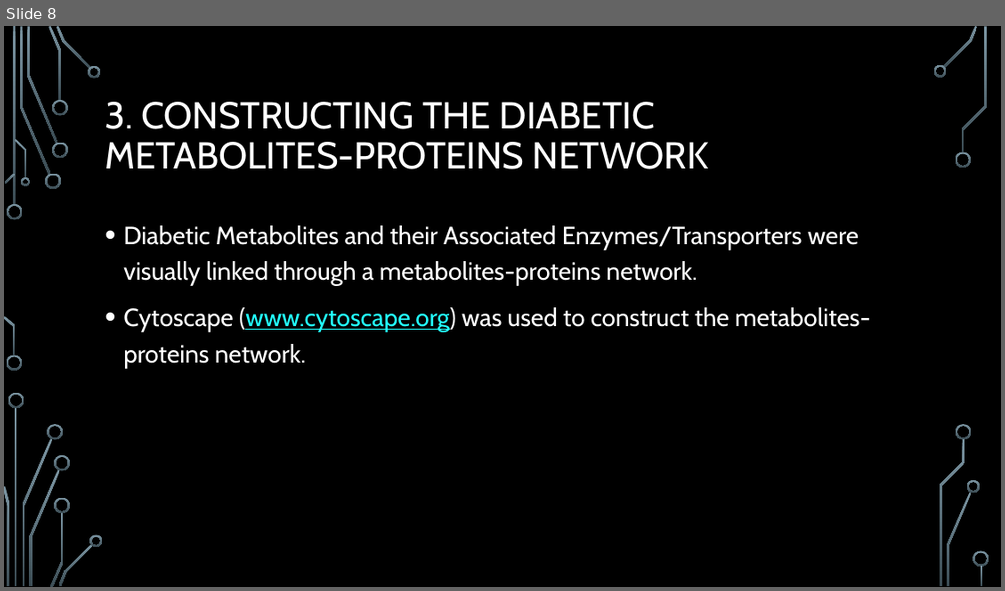
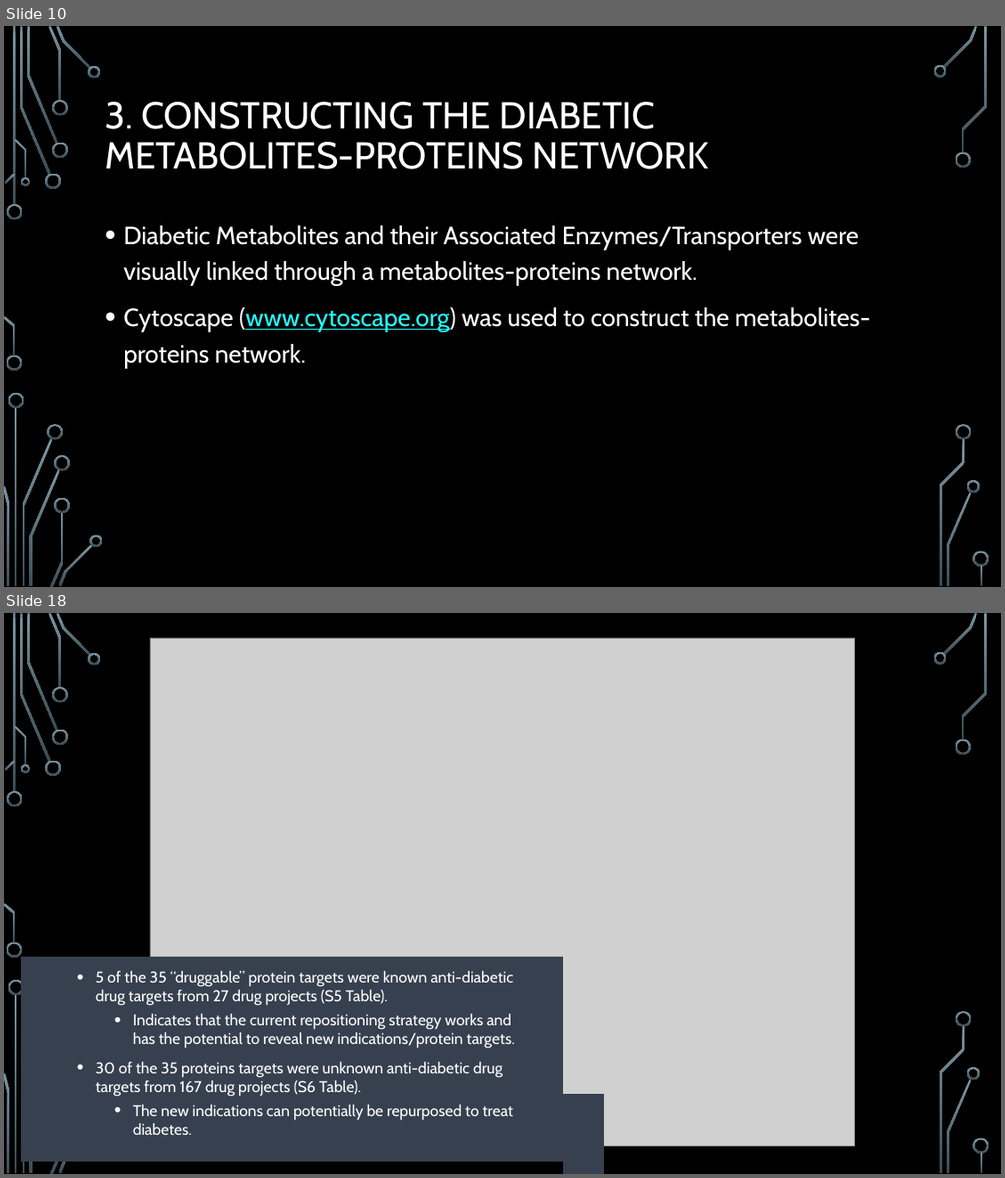
Before and after one commit to dtlehrer/repurp, a slide deck: KeyResources/Zhang_OmicsDataMining/Diabetes_2015/MethodsOverview_ZhangDiabetes.pptx. Shown one above the other, each under a label of ours: slide 8 before the commit, slides 10 and 18 after it; the slides between them are not shown. The pictures are 1005x591 and 1005x1178 pixels, drawn with LibreOffice and Linux fonts; fonts in the diff are those of the drawing; grey boxes stand for pictures; background and template pictures are left out. Boxes give left, top, right and bottom in pixels: in the first picture for what was removed or moved away, otherwise in the second. Text is boxed around its words. In the diff, an @@ line names an element or a change of style, - is before the commit and + after.

```diff
--- a/KeyResources/Zhang_OmicsDataMining/Diabetes_2015/MethodsOverview_ZhangDiabetes.pptx
+++ b/KeyResources/Zhang_OmicsDataMining/Diabetes_2015/MethodsOverview_ZhangDiabetes.pptx
@@ slide 18 added at (x1=4, y1=613, x2=1001, y2=1174), background picture (left out); not listed: 32 template elements that a slide beside it also shows @@
@@ picture added at (x1=150, y1=638, x2=855, y2=1145) @@
@@ rectangle added at (x1=21, y1=957, x2=563, y2=1161), fill #36404F @@
@@ text added at (x1=96, y1=971, x2=515, y2=1135), 15 pt, text #FFFFFF @@
+• 5 of the 35 “druggable” protein targets were known anti-diabetic drug targets from 27 drug projects (S5 Table).
+  • Indicates that the current repositioning strategy works and has the potential to reveal new indications/protein targets.
+• 30 of the 35 proteins targets were unknown anti-diabetic drug targets from 167 drug projects (S6 Table).
+  • The new indications can potentially be repurposed to treat diabetes.
@@ rectangle added at (x1=563, y1=1094, x2=605, y2=1174), fill #36404F @@
@@ what was slide 8 is now slide 10 @@
```
Also in this commit, not shown: 4 slides changed, 19 other slides added.
